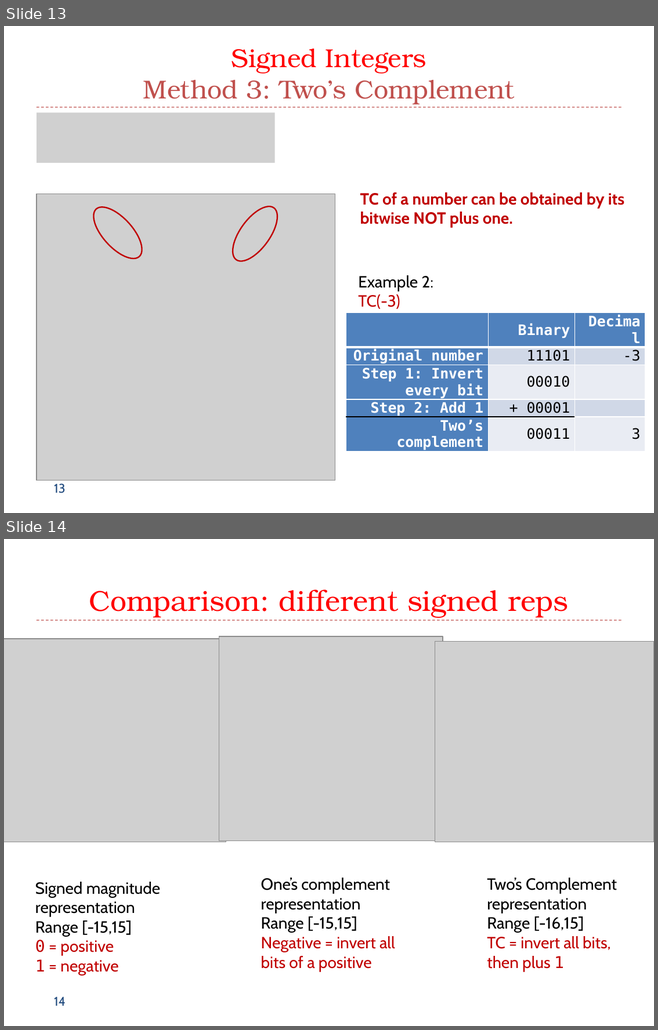
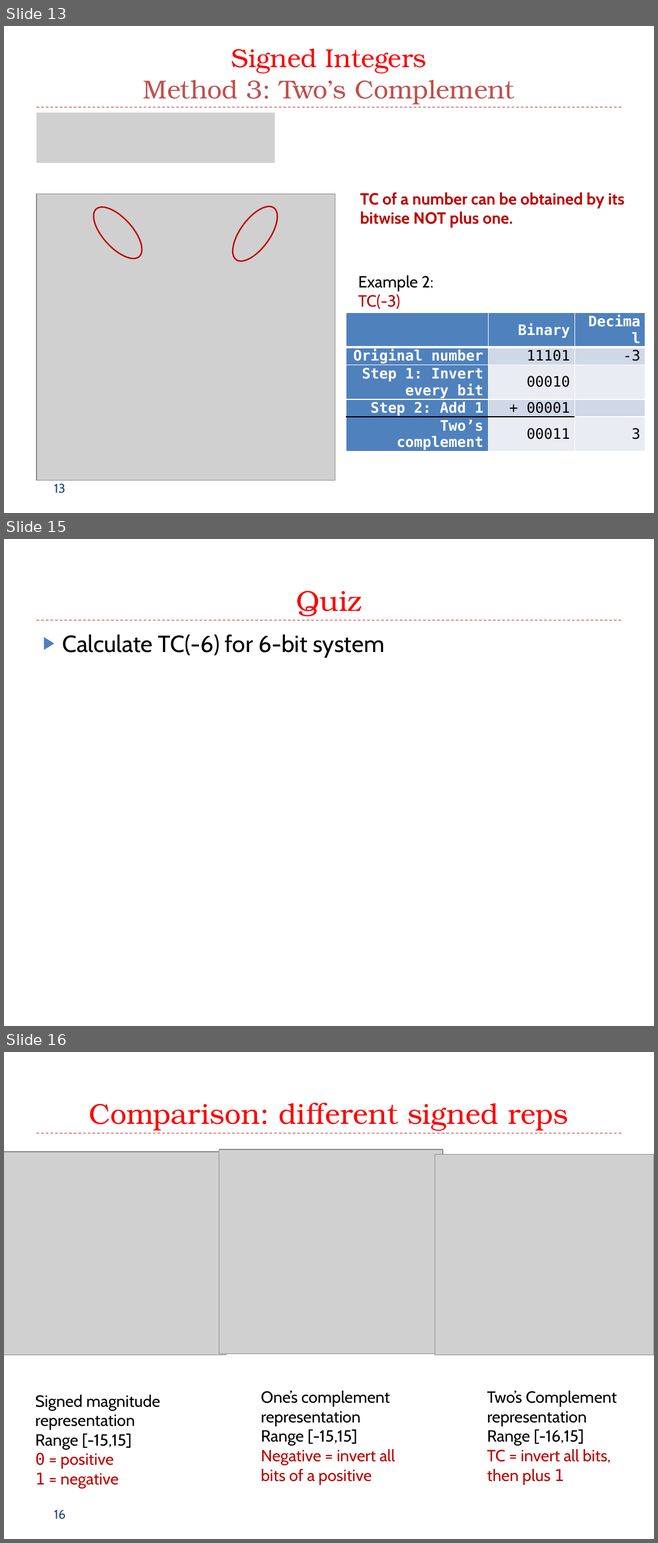
Before and after one commit to guhofstra/CSC111Fa25, a slide deck: PPTs/L1 Data Representation.pptx. Shown one above the other, each under a label of ours: slides 13 and 14 before the commit, slides 13, 15 and 16 after it; the slides between them are not shown. The pictures are 658x1030 and 658x1543 pixels, drawn with LibreOffice and Linux fonts; fonts in the diff are those of the drawing; grey boxes stand for pictures. Boxes give left, top, right and bottom in pixels: in the first picture for what was removed or moved away, otherwise in the second. Text is boxed around its words. In the diff, an @@ line names an element or a change of style, - is before the commit and + after.

```diff
--- a/PPTs/L1 Data Representation.pptx
+++ b/PPTs/L1 Data Representation.pptx
@@ slide 15 added at (4,539,654,1026), background #FFFFFF; not listed: 1 template element that a slide beside it also shows @@
@@ title added at (296,591,362,617), 32 pt, text #FF0000 @@
+Quiz
@@ text added at (63,634,384,657), 26 pt, text #000000 @@
+▶ Calculate TC(-6) for 6-bit system
@@ what was slide 14 is now slide 16 @@
@@ page number at (54,1510,65,1519): text changed @@
-14
+16
```
Also in this commit, not shown: 1 slide changed, 2 other slides added, 3 other files.
